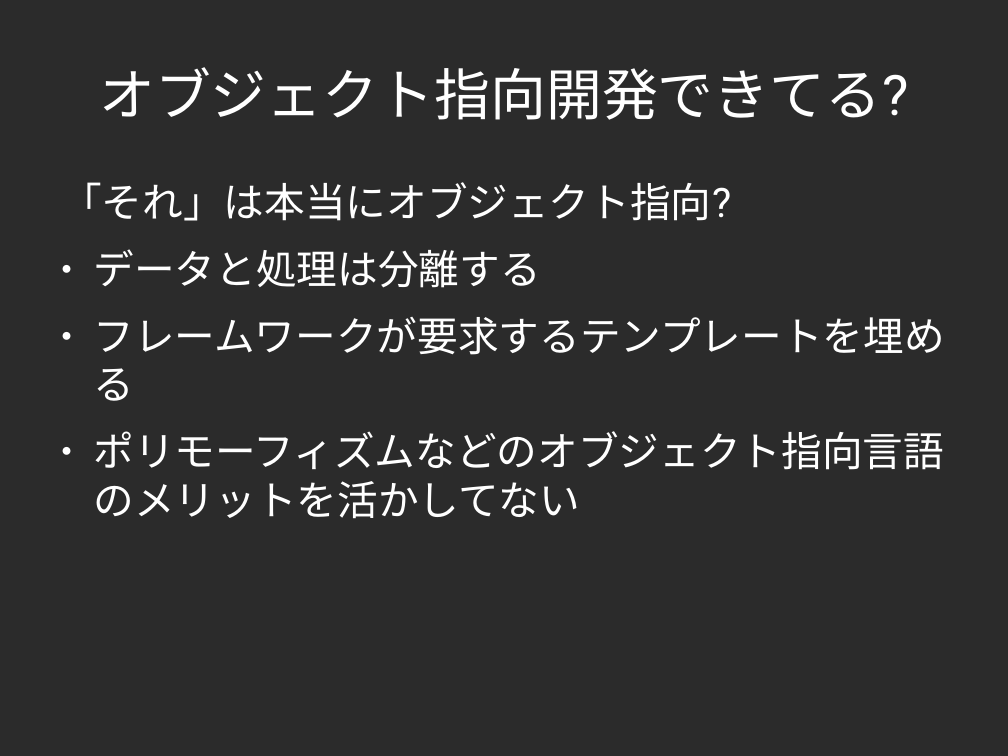
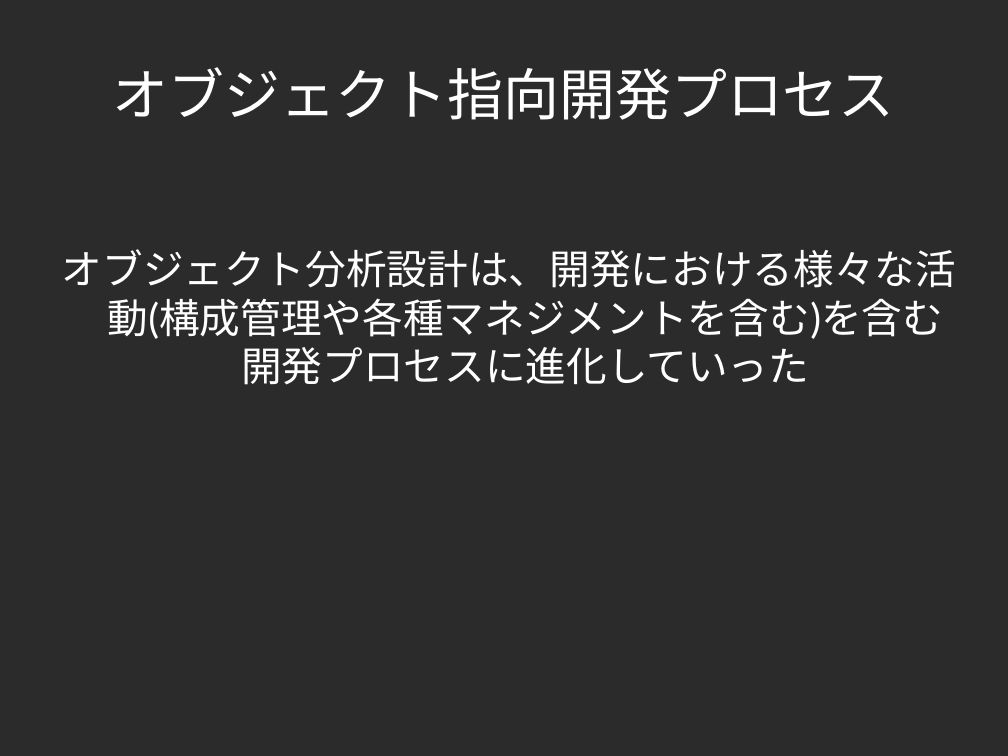
Before and after one commit to yojik/yojik-lib, a slide deck: slide 24 of 2009devsumi/oo_exercise/doc/devsum.odp (slide 2 before the commit). Drawn at 1008x756 pixels with LibreOffice and Linux fonts; fonts in the diff are those of the drawing; background and template pictures are left out; a plain dark background stands for a picture behind light text. Boxes give left, top, right and bottom in pixels: in the first picture for what was removed or moved away, otherwise in the second. Text is boxed around its words. In the diff, an @@ line names an element or a change of style, - is before the commit and + after.

```diff
--- a/2009devsumi/oo_exercise/doc/devsum.odp
+++ b/2009devsumi/oo_exercise/doc/devsum.odp
@@ title at [112,67,894,120]: text changed; font Roboto to Calibri @@
-オブジェクト指向開発できてる?
+オブジェクト指向開発プロセス
@@ text at [62,249,956,385]: text changed; font Roboto to Lato @@
-「それ」は本当にオブジェクト指向?
-● データと処理は分離する
-● フレームワークが要求するテンプレートを埋める
-● ポリモーフィズムなどのオブジェクト指向言語のメリットを活かしてない
+オブジェクト分析設計は、開発における様々な活動(構成管理や各種マネジメントを含む)を含む開発プロセスに進化していった
```
Also in this commit, not shown: 18 other slides changed, 15 slides added, 2 slides removed, 1 other file.
